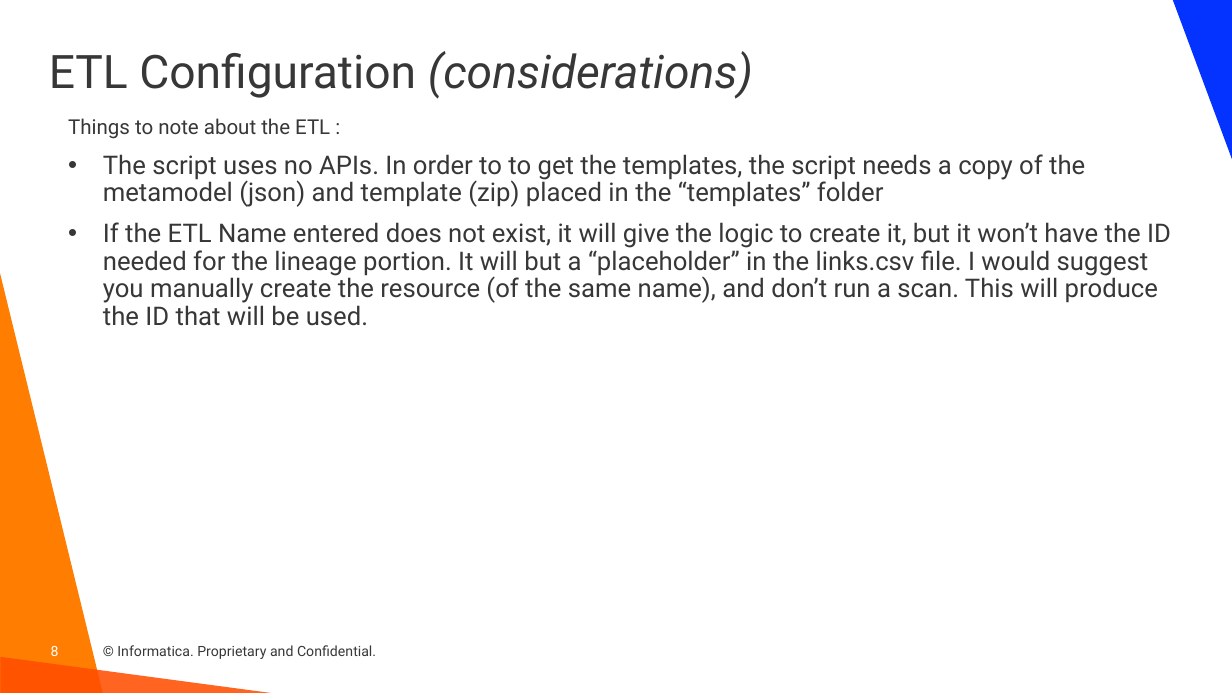
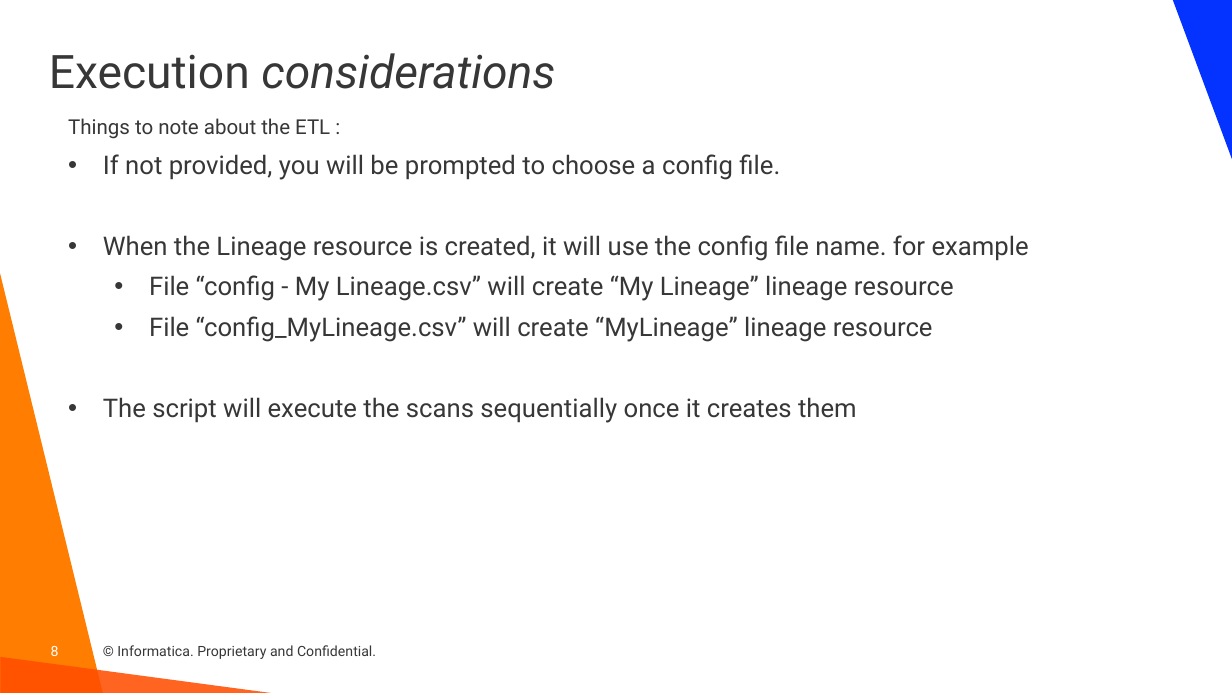
Before and after one commit to haystraw/Informatica_Custom_Lineage_Creator, a slide deck: slide 8 of Custom Lineage Creator.pptx. Drawn at 1232x693 pixels with LibreOffice and Linux fonts; fonts in the diff are those of the drawing; background and template pictures are left out. Boxes give left, top, right and bottom in pixels: in the first picture for what was removed or moved away, otherwise in the second. Text is boxed around its words. In the diff, an @@ line names an element or a change of style, - is before the commit and + after.

```diff
--- a/Custom Lineage Creator.pptx
+++ b/Custom Lineage Creator.pptx
@@ title at (x1=49, y1=53, x2=555, y2=89): text changed; italic on @@
-ETL Configuration (considerations)
+Execution considerations
@@ text at (x1=103, y1=154, x2=1029, y2=423): text changed @@
-• The script uses no APIs. In order to to get the templates, the script needs a copy of the metamodel (json) and template (zip) placed in the “templates” folder
-• If the ETL Name entered does not exist, it will give the logic to create it, but it won’t have the ID needed for the lineage portion. It will but a “placeholder” in the links.csv file. I would suggest you manually create the resource (of the same name), and don’t run a scan. This will produce the ID that will be used.
+• If not provided, you will be prompted to choose a config file.
+• When the Lineage resource is created, it will use the config file name. for example
+  • File “config - My Lineage.csv” will create “My Lineage” lineage resource
+  • File “config_MyLineage.csv” will create “MyLineage” lineage resource
+• The script will execute the scans sequentially once it creates them
```
Also in this commit, not shown: 4 other slides changed, 7 other files.
